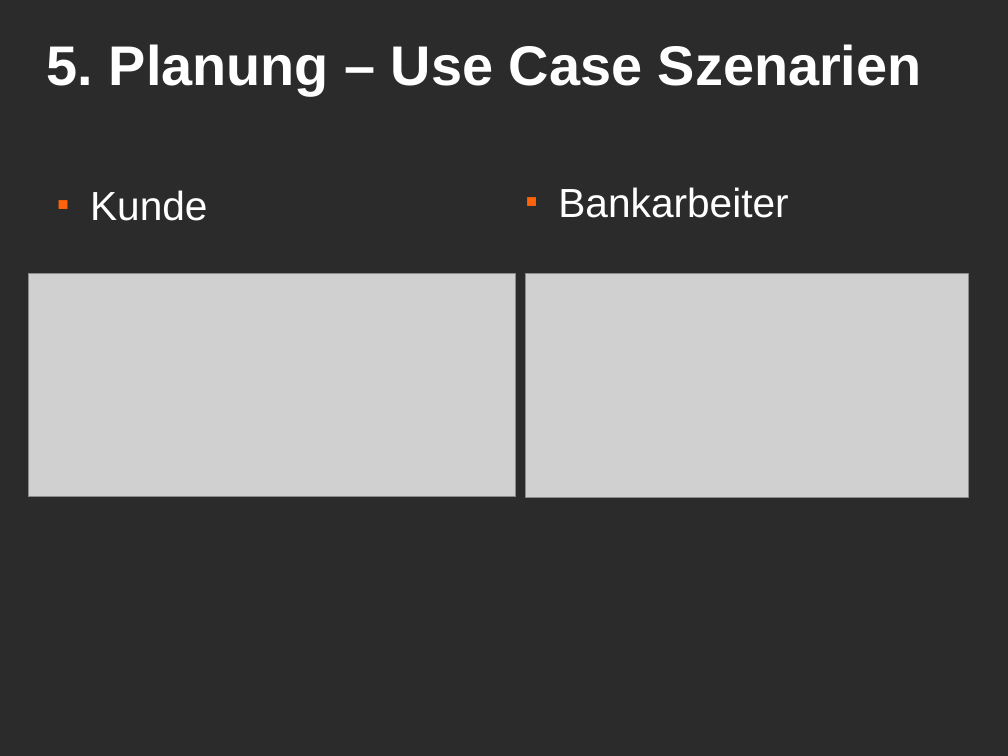
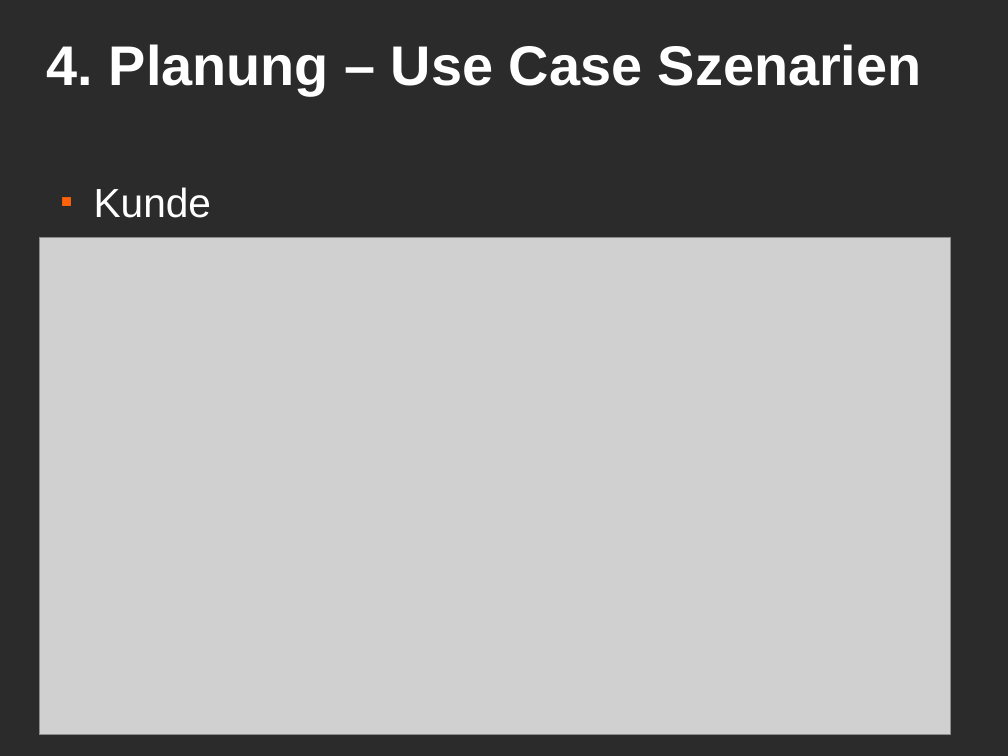
Before and after one commit to MacMuffin/Geldverleih, a slide deck: slide 7 of Geldverleih/geldverleih_präsi.odp (slide 6 before the commit). Drawn at 1008x756 pixels with LibreOffice and Linux fonts; fonts in the diff are those of the drawing; grey boxes stand for pictures; background and template pictures are left out; a plain dark background stands for a picture behind light text. Boxes give left, top, right and bottom in pixels: in the first picture for what was removed or moved away, otherwise in the second. Text is boxed around its words. In the diff, an @@ line names an element or a change of style, - is before the commit and + after.

Commit message:
[Improved] Präsentation: Inhalt schöner gemacht + UseCase gesplittet

```diff
--- a/Geldverleih/geldverleih_präsi.odp
+++ b/Geldverleih/geldverleih_präsi.odp
@@ title at [47, 44, 922, 95]: text changed @@
-5. Planung – Use Case Szenarien
+4. Planung – Use Case Szenarien
@@ text "Kunde": place and size @@
-text "Kunde" at [90, 190, 207, 221]
+text "Kunde" at [94, 187, 211, 218]
@@ text removed at [558, 187, 788, 218] @@
-■ Bankarbeiter
@@ picture: place and size @@
-picture at [526, 273, 969, 498]
+picture at [39, 238, 950, 735]
@@ picture removed at [28, 273, 515, 497] @@
```
Also in this commit, not shown: 2 other slides changed, 1 slide added.
